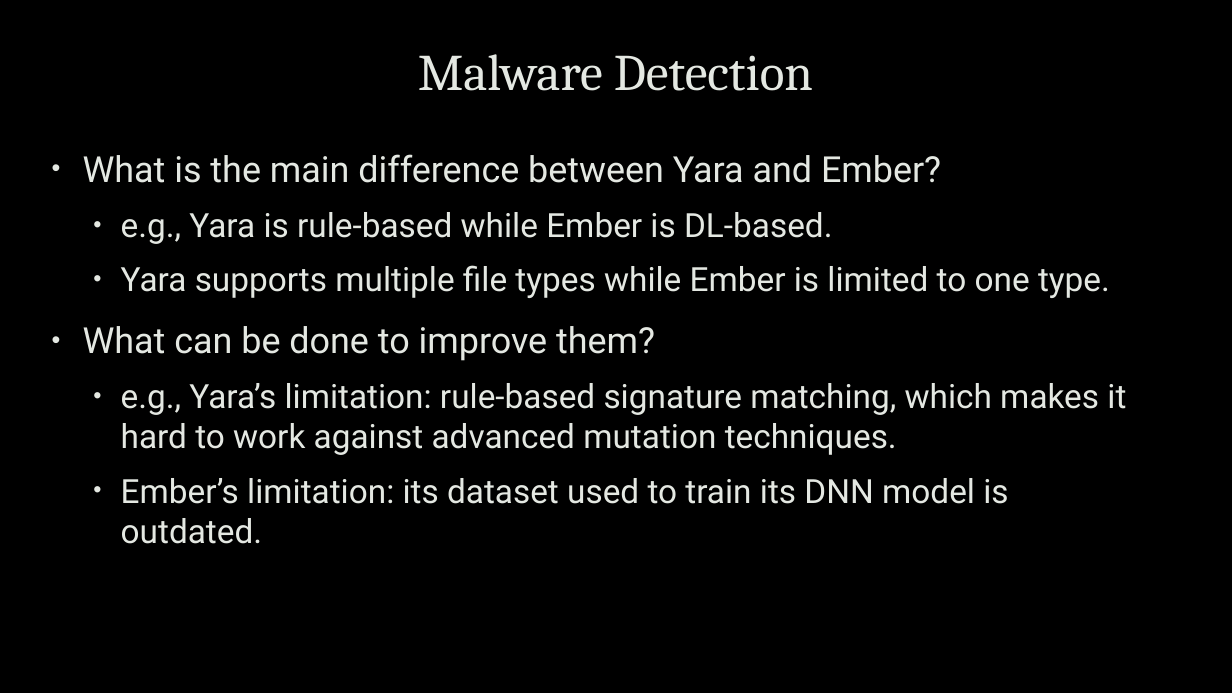
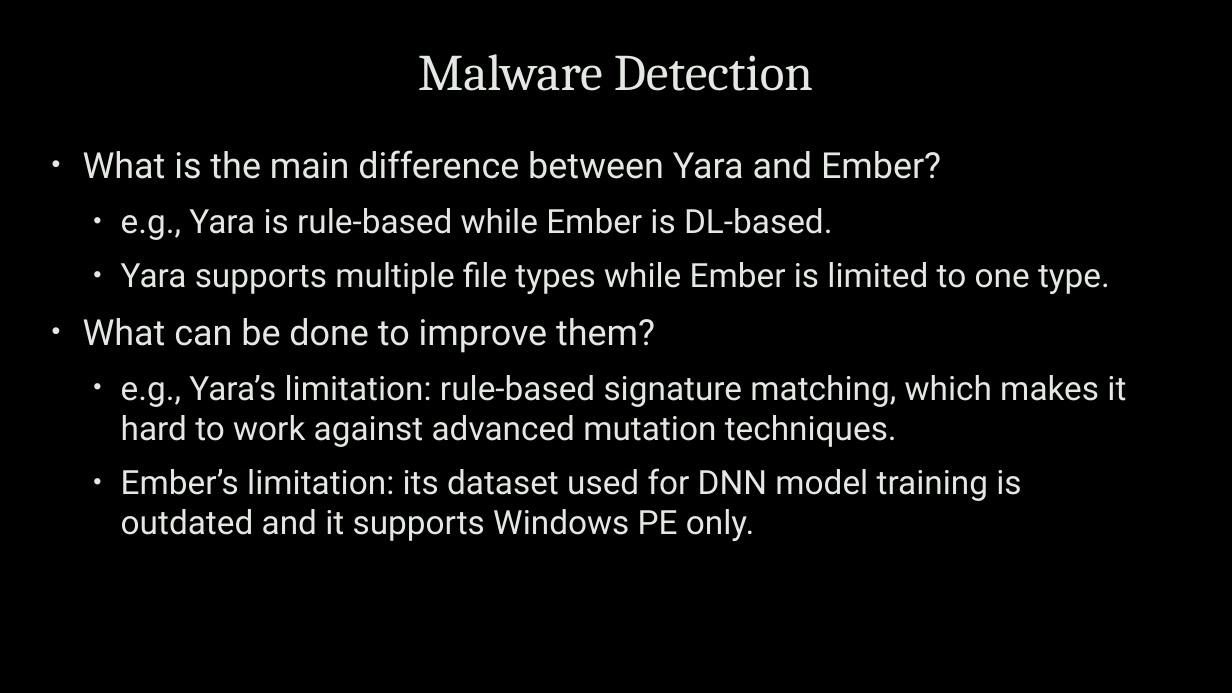
Before and after one commit to uwacyber/cits1003, a slide deck: slide 61 of cits1003-lecture_slides/CITS1003-4 Threats-exercises.pptx (slide 59 before the commit). Drawn at 1232x693 pixels with LibreOffice and Linux fonts; fonts in the diff are those of the drawing; background and template pictures are left out. Boxes give left, top, right and bottom in pixels: in the first picture for what was removed or moved away, otherwise in the second. Text is boxed around its words. In the diff, an @@ line names an element or a change of style, - is before the commit and + after.

```diff
--- a/cits1003-lecture_slides/CITS1003-4 Threats-exercises.pptx
+++ b/cits1003-lecture_slides/CITS1003-4 Threats-exercises.pptx
@@ text at <box>83,150,941,353</box>: line spacing 1.1 to 1 @@
@@ text at <box>121,468,1021,541</box>: text changed @@
-  • Ember’s limitation: its dataset used to train its DNN model is outdated.
+  • Ember’s limitation: its dataset used for DNN model training is outdated and it supports Windows PE only.
```
Also in this commit, not shown: 8 other slides changed, 2 slides added.
